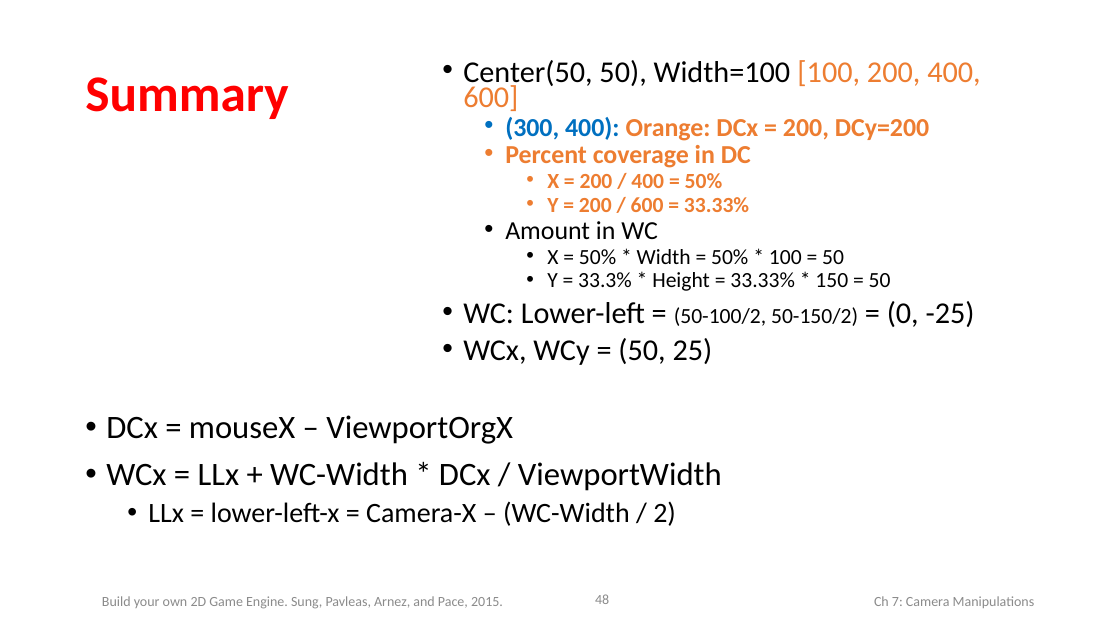
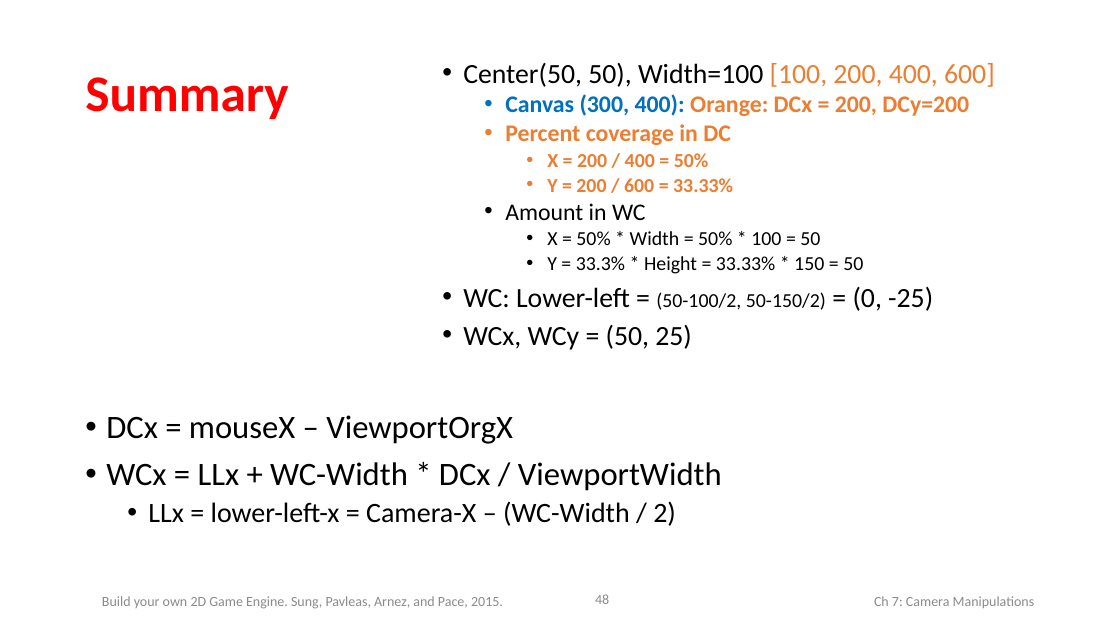
Before and after one commit to HTML5GameEngineGroup/html5engine, a slide deck: slide 48 of Book-PPT/Chap7.pptx. Drawn at 1120x630 pixels with LibreOffice and Linux fonts; fonts in the diff are those of the drawing. Boxes give left, top, right and bottom in pixels: in the first picture for what was removed or moved away, otherwise in the second. Text is boxed around its words. In the diff, an @@ line names an element or a change of style, - is before the commit and + after.

```diff
--- a/Book-PPT/Chap7.pptx
+++ b/Book-PPT/Chap7.pptx
@@ text at (x1=463, y1=63, x2=995, y2=350): size 25.9 to 23.8 pt in "Center(50, 50), Width=100 [100, 200, 400, 600]", "WC: Lower-left = = (0, -25)", "WCx, WCy = (50, 25)"; size 22.2 to 20.4 pt in "Percent coverage in DC", "Amount in WC"; size 18.5 to 17 pt in "X = 200 / 400 = 50%", "Y = 200 / 600 = 33.33%", "X = 50% * Width = 50% ...", "Y = 33.3% * Height = 33.33% ..." and 1 more places; line spacing 0.7 to 0.8 @@
@@ text at (x1=505, y1=94, x2=969, y2=116): text changed; size 22.2 to 20.4 pt @@
-  • (300, 400): Orange: DCx = 200, DCy=200
+  • Canvas (300, 400): Orange: DCx = 200, DCy=200
```
Also in this commit, not shown: 4 other slides changed, 8 other files.
